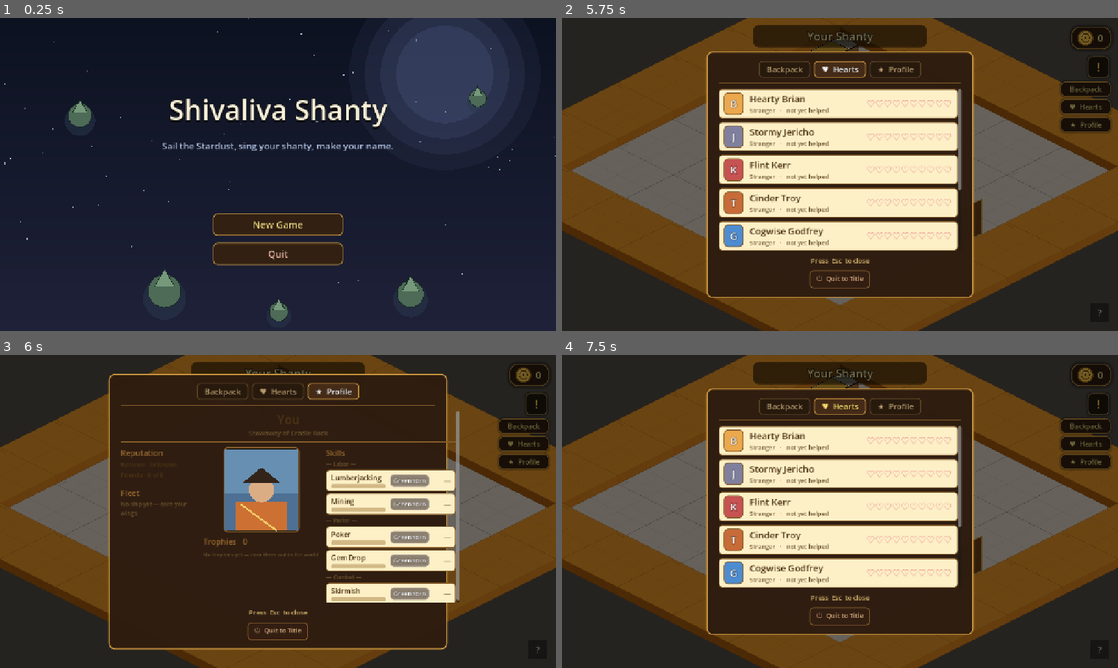
Above: before the commit, frames 1-4 (two rows, left to right).
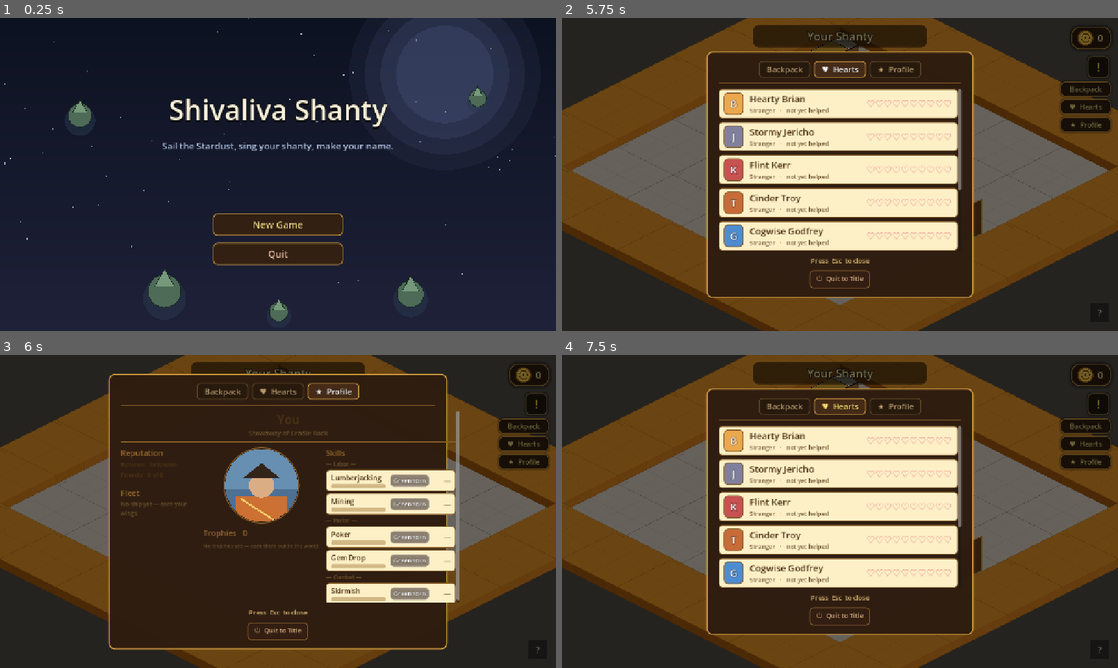
Above: after the commit, the same moments.

Repository: TairoyZone/shivaliva-shanty
Game: Godot game, scene res://main.tscn
The game is run twice, just before and just after one commit, with the same random seed, the same clock (stepped at 60 frames per second) and the same inputs.
Inputs:
- Up to frame 1 (0.25 s): no input
- Up to frame 2 (5.75 s): click "New Game" at 0.5 s; click "Let's get to it" at 1.25 s; click "!" at 2 s; click "X" at 2.75 s; click "♥ Hearts" at 3.5 s; click "★ Profile" at 4.25 s; click "♥ Hearts" at 5 s
- Up to frame 3 (6 s): click "★ Profile" at 5.75 s
- Up to frame 4 (7.5 s): click "♥ Hearts" at 6.5 s; click "?" at 7.25 s

Frames 1-2 are identical in both runs. In frame 3, 2.0% of the frame differs, in the area x 36-58%, y 29-65%; in frame 4, nothing differs.

Commit message:
feat(juice): circular avatar via clip_children masking (CircleClip)
components/circle_clip.gd (class_name CircleClip extends Control) - a reusable circular MASK: any Control child is clipped to a circle (CLIP_CHILDREN_ONLY + a drawn circle mask). CircleClip.wrap(content, diameter). Applied to the Profile page's procedural ProfileAvatar bust - now a round portrait in a circular frame ring. Ready for future circular portraits (NPC overlay, roster thumbnails). The gauge spark-clipping use is deferred (nothing spills yet). Eyeball needed - the round crop renders only on GPU.

Co-Authored-By: Claude Opus 4.8 <noreply@anthropic.com>

Diff:
--- /dev/null
+++ b/components/circle_clip.gd
@@ -0,0 +1,32 @@
+## CircleClip — a reusable CIRCULAR MASK via clip_children (borrow). Any Control content added as a child is
+## clipped to a circle — round avatars/portraits/thumbnails with no per-asset masking, art-swap-friendly.
+##   frame.add_child(CircleClip.wrap(ProfileAvatar.new(), 168.0))
+## The parent's drawn circle is the mask (not rendered); the child fills the rect and shows through it.
+## See [[godot-borrow-todo]] / [[scene-per-component-principle]].
+class_name CircleClip
+extends Control
+
+var diameter : float = 96.0
+
+
+## Wrap [param content] in a circle of [param d] px; the content is stretched to fill + clipped round.
+static func wrap(content: Control, d: float = 96.0) -> CircleClip:
+
+	var c : CircleClip = CircleClip.new()
+	c.diameter = d
+	c.custom_minimum_size = Vector2(d, d)
+	c.add_child(content)
+	content.set_anchors_and_offsets_preset(Control.PRESET_FULL_RECT)
+	return c
+
+
+func _ready() -> void:
+
+	custom_minimum_size = Vector2(diameter, diameter)
+	size = Vector2(diameter, diameter)
+	clip_children = CanvasItem.CLIP_CHILDREN_ONLY   # the circle masks children; the parent itself isn't drawn
+
+
+func _draw() -> void:
+
+	draw_circle(size * 0.5, diameter * 0.5, Color.WHITE)
--- a/interface/profile_panel/profile_panel.gd
+++ b/interface/profile_panel/profile_panel.gd
@@ -176,13 +176,13 @@
 	fs.bg_color = Color(0.12, 0.10, 0.07, 1.0)
 	fs.border_color = COLOR_FRAME
 	fs.set_border_width_all(3)
-	fs.set_corner_radius_all(10)
+	fs.set_corner_radius_all(100)   # circular frame ring around the round avatar (clamped to half-size)
 	fs.set_content_margin_all(4)
 	frame.add_theme_stylebox_override("panel", fs)
 	frame.size_flags_horizontal = Control.SIZE_SHRINK_CENTER
+	# A circular avatar via clip_children masking (borrow) — the procedural bust clipped to a circle.
 	var avatar : ProfileAvatar = ProfileAvatar.new()
-	avatar.custom_minimum_size = Vector2(168, 188)
-	frame.add_child(avatar)
+	frame.add_child(CircleClip.wrap(avatar, 168.0))
 	col.add_child(frame)
 
 	# Trophy COLLECTION — ONLY the trophies you've actually EARNED show here (Troy); the
Not shown, added: components/circle_clip.gd.uid
